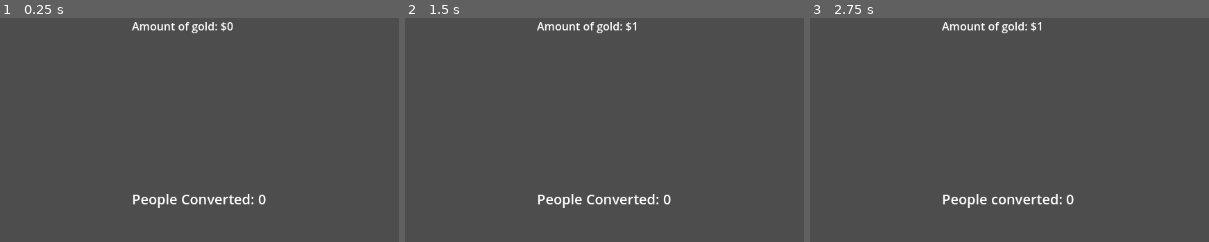
Above: before the commit, frames 1-3 (left to right).
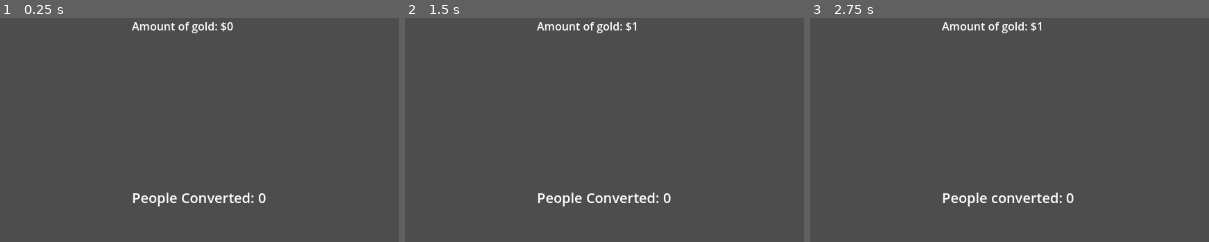
Above: after the commit, the same moments.

Repository: Tender-Bytes/PirateJam14v2
Game: Godot game, scene res://Scenes/Levels/testLevel.tscn
Same seed, same stepped clock (60 frames per second), same inputs: the game is played once before the commit and once after it.
Inputs (mouse positions are % of the whole screen's width and height, from its top left):
- Up to frame 1 (0.25 s): no input
- Up to frame 2 (1.5 s): click "Crypto Mining" at 0.5 s; click "Propaganda gen $10 pamplets: 0" at 1.25 s
- Up to frame 3 (2.75 s): tap Enter at 2 s; move the mouse to (72, 45) at 2.02 s
The pictures show only the part of the screen within x 31-80%, y 0-50%; the shares and areas given below are measured in that part.

The runs differ from the first frame. In frame 1, 0.8% of the frame differs, in the area x 33-67%, y 77-85%; in frame 2, 0.8%; in frame 3, 0.8%.

Commit message:
Added main menu

Diff:
--- a/Scenes/Levels/testLevel.tscn
+++ b/Scenes/Levels/testLevel.tscn
@@ -11,7 +11,7 @@
 [node name="TestLevel" type="Node2D"]
 
 [node name="Converted" parent="." instance=ExtResource("1_y1twf")]
-position = Vector2(542, 247)
+position = Vector2(542, 245)
 script = ExtResource("2_4vl5k")
 
 [node name="Money" parent="." instance=ExtResource("2_ggqnb")]
--- /dev/null
+++ b/Scenes/kami_scenes/Credits.gd
@@ -0,0 +1,28 @@
+extends Button
+
+var og_size=scale
+var g_size=Vector2(1.1,1.1)
+# Called when the node enters the scene tree for the first time.
+func _ready():
+	pass
+
+# Called every frame. 'delta' is the elapsed time since the previous frame.
+func _process(delta):
+	pass
+
+
+# Replace with function body.
+
+
+func _on_mouse_entered():
+	grow_btn(g_size,.1)
+
+
+
+func grow_btn(size:Vector2, duration:float):
+	var tween= create_tween().set_trans(Tween.TRANS_LINEAR).set_ease(Tween.EASE_IN_OUT)
+	tween.tween_property(self,'scale',size,duration)
+
+
+func _on_mouse_exited():
+	grow_btn(og_size,.1) # Replace with function body.
--- /dev/null
+++ b/Scenes/kami_scenes/Main menu.gd
@@ -0,0 +1,15 @@
+extends Node2D
+
+
+# Called when the node enters the scene tree for the first time.
+func _ready():
+	pass # Replace with function body.
+
+
+# Called every frame. 'delta' is the elapsed time since the previous frame.
+func _process(delta):
+	pass
+
+
+func _on_play_pressed():
+	get_tree().change_scene_to_file("res://Scenes/Levels/testLevel.tscn")
--- /dev/null
+++ b/Scenes/kami_scenes/Main menu.tscn
@@ -0,0 +1,37 @@
+[gd_scene load_steps=5 format=3 uid="uid://dofg7amok572a"]
+
+[ext_resource type="Script" path="res://Scenes/kami_scenes/Main menu.gd" id="1_33mak"]
+[ext_resource type="Script" path="res://Scenes/kami_scenes/Play.gd" id="2_aly0s"]
+[ext_resource type="Script" path="res://Scenes/kami_scenes/Credits.gd" id="3_11hos"]
+[ext_resource type="Texture2D" uid="uid://7dwc55gegj56" path="res://Scenes/kami_scenes/kami_assetss/mainmenu lmao.png" id="4_dofoe"]
+
+[node name="MainMenu" type="Node2D"]
+script = ExtResource("1_33mak")
+
+[node name="Play" type="Button" parent="."]
+offset_left = 487.0
+offset_top = 313.0
+offset_right = 615.0
+offset_bottom = 377.0
+pivot_offset = Vector2(64, 32)
+text = "Play "
+script = ExtResource("2_aly0s")
+
+[node name="Credits" type="Button" parent="."]
+offset_left = 487.0
+offset_top = 401.0
+offset_right = 615.0
+offset_bottom = 465.0
+pivot_offset = Vector2(64, 32)
+text = "Credits"
+script = ExtResource("3_11hos")
+
+[node name="Sprite2D" type="Sprite2D" parent="."]
+position = Vector2(548, 240)
+texture = ExtResource("4_dofoe")
+
+[connection signal="mouse_entered" from="Play" to="Play" method="_on_mouse_entered"]
+[connection signal="mouse_exited" from="Play" to="Play" method="_on_mouse_exited"]
+[connection signal="pressed" from="Play" to="." method="_on_play_pressed"]
+[connection signal="mouse_entered" from="Credits" to="Credits" method="_on_mouse_entered"]
+[connection signal="mouse_exited" from="Credits" to="Credits" method="_on_mouse_exited"]
--- /dev/null
+++ b/Scenes/kami_scenes/Play.gd
@@ -0,0 +1,28 @@
+extends Button
+
+var og_size=scale
+var g_size=Vector2(1.1,1.1)
+# Called when the node enters the scene tree for the first time.
+func _ready():
+	pass
+
+# Called every frame. 'delta' is the elapsed time since the previous frame.
+func _process(delta):
+	pass
+
+
+# Replace with function body.
+
+
+func _on_mouse_entered():
+	grow_btn(g_size,.1)
+
+
+
+func grow_btn(size:Vector2, duration:float):
+	var tween= create_tween().set_trans(Tween.TRANS_LINEAR).set_ease(Tween.EASE_IN_OUT)
+	tween.tween_property(self,'scale',size,duration)
+
+
+func _on_mouse_exited():
+	grow_btn(og_size,.1) # Replace with function body.
--- a/Scenes/kami_scenes/newscaster.gd
+++ b/Scenes/kami_scenes/newscaster.gd
@@ -6,6 +6,8 @@
 ["everythign is bad","We hate puppies","leader!?!"]]
 
 @onready var current_messages=0
+
+var produ: float
 # Called when the node enters the scene tree for the first time.
 func _ready():
 	pass # Replace with function body.
@@ -19,8 +21,7 @@
 
 # Called every frame. 'delta' is the elapsed time since the previous frame.
 func _process(delta):
-	if Input.is_action_just_pressed("ui_down"):
-		change_status()
+	pass
 
 
 func change_status():
@@ -30,5 +31,12 @@
 	elif current_messages ==2:
 		$ColorRect.color= Color("Red")
 
+func change_status_back():
+	current_messages-=1
+	if current_messages ==1:
+		$ColorRect.color=Color("yellow")
+	elif current_messages ==0:
+		$ColorRect.color= Color("green")
+
 func _on_button_pressed():
 	cycle()
--- a/Scenes/kami_scenes/newscaster.tscn
+++ b/Scenes/kami_scenes/newscaster.tscn
@@ -3,7 +3,6 @@
 [ext_resource type="Script" path="res://Scenes/kami_scenes/newscaster.gd" id="1_435mp"]
 
 [node name="Newscaster" type="Node2D"]
-position = Vector2(169, 87)
 script = ExtResource("1_435mp")
 channel = 1
 
@@ -19,7 +18,7 @@
 offset_bottom = 64.0
 grow_horizontal = 2
 grow_vertical = 2
-color = Color(0.627451, 1, 1, 1)
+color = Color(0.313726, 0.596078, 0, 1)
 
 [node name="Button" type="Button" parent="."]
 modulate = Color(1, 1, 1, 0)
Binary file added: Scenes/kami_scenes/kami_assetss/mainmenu lmao.png
Not shown, added: Scenes/kami_scenes/kami_assetss/mainmenu lmao.png.import
